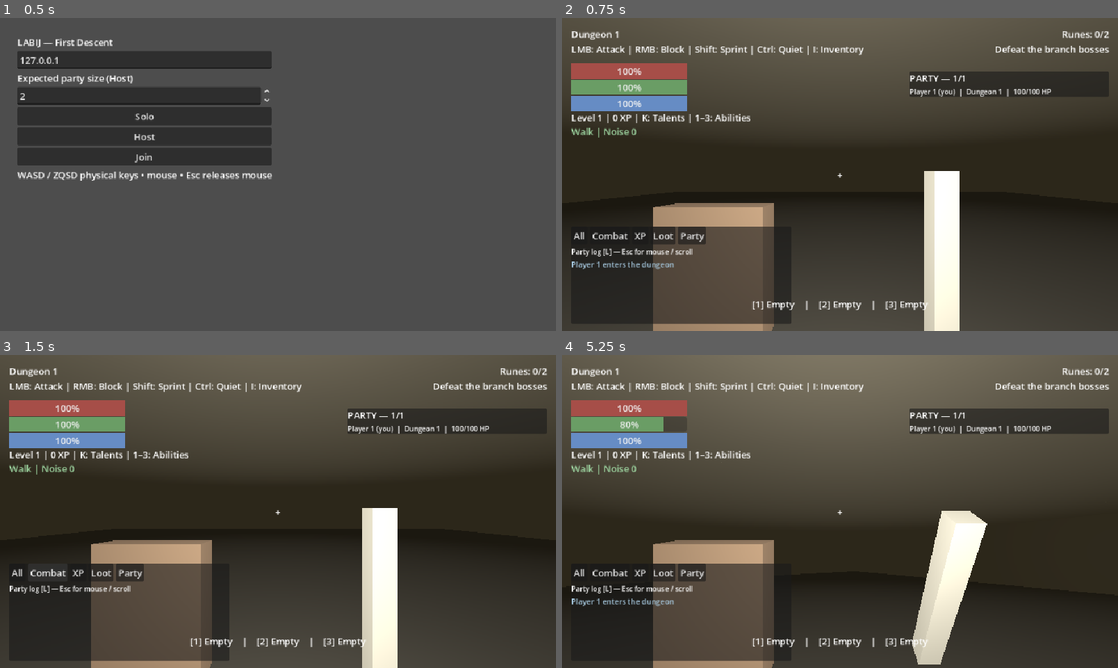
Above: before the commit, frames 1-4 (two rows, left to right).
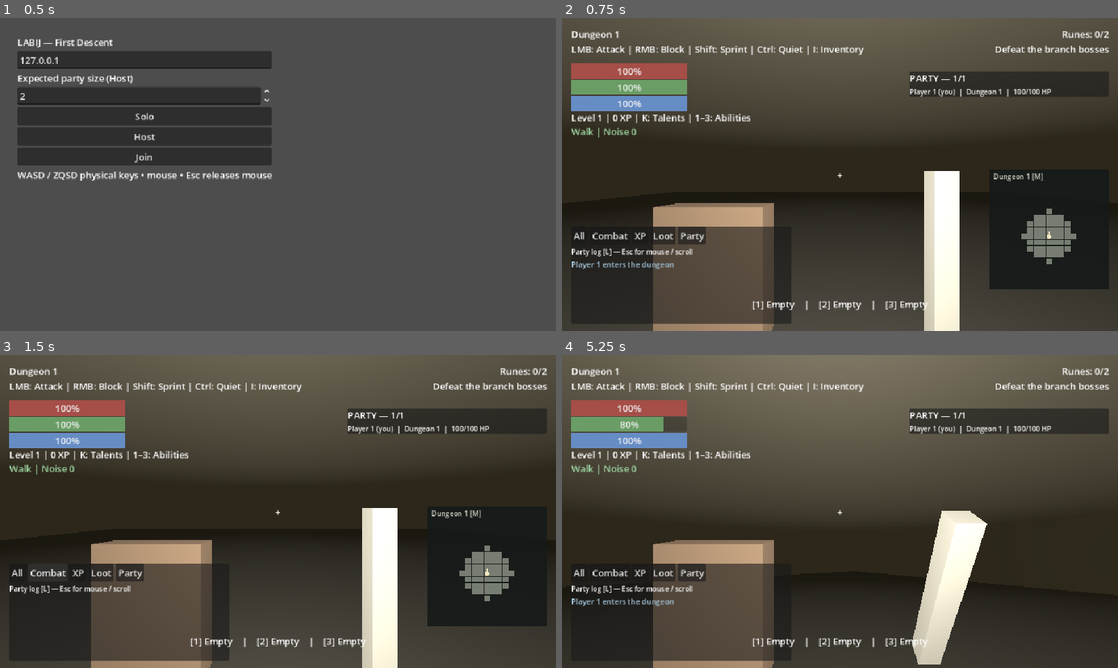
Above: after the commit, the same moments.

Repository: tdonnenfeld/LABIJ
Game: Godot game, scene res://game/main.tscn
Two runs of this game, one before a commit and one after it. Both use one fixed random seed, a clock stepped at 60 frames per second and the inputs below.
Inputs (mouse positions are in pixels of both pictures, inside the frame that each line leads up to):
- Up to frame 1 (0.5 s): no input
- Up to frame 2 (0.75 s): click "Solo" at 0.5 s
- Up to frame 3 (1.5 s): click "Combat" at 1.25 s
- Up to frame 4 (5.25 s): click "XP" at 2 s; click "Loot" at 2.75 s; click "All" at 3.5 s; click "Party" at 4.25 s; tap Enter at 5 s; move the mouse to (867, 511) at 5.02 s; hold W from 5.03 s (still down); tap M at 5.1 s; click (867, 511) at 5.17 s

Frame 1 is identical in both runs. In frame 2, 3.9% of the frame differs, in the area x 76-99%, y 49-87%; in frame 3, 3.9%; in frame 4, nothing differs.

Commit message:
Add fog-of-war minimap, stealth talents and distraction projectiles

Diff:
--- /dev/null
+++ b/content/items/noise_stone.tres
@@ -0,0 +1,9 @@
+[gd_resource type="Resource" load_steps=2 format=3]
+
+[ext_resource type="Script" path="res://game/items/item_definition.gd" id="1"]
+
+[resource]
+script = ExtResource("1")
+title = "Noise Stone"
+kind = "distraction"
+tint = Color(0.55, 0.58, 0.62, 1)
--- a/game/combat/projectiles.gd
+++ b/game/combat/projectiles.gd
@@ -63,6 +63,15 @@
 		var limit := 1.1
 		if not wall.is_empty():
 			limit = from.distance_to(wall.position) / maxf(travel, 0.0001)
+		if shot.effect == "distraction":
+			if limit <= 1.0 or shot.remaining <= travel:
+				var landing := from.lerp(to, maxf(0.0, limit - 0.02)) if limit <= 1.0 else to
+				world.distraction_lands(shot, landing)
+				remove(id)
+			else:
+				shot.node.position = to
+				shot.remaining -= travel
+			continue
 		var target = null
 		if shot.enemy:
 			for actor in actors.values():
--- a/game/items/catalog.gd
+++ b/game/items/catalog.gd
@@ -24,7 +24,8 @@
 	"ember_staff": preload("res://content/items/ember_staff.tres"),
 	"ward_mail": preload("res://content/items/ward_mail.tres"),
 	"warden_shield": preload("res://content/items/warden_shield.tres"),
-	"oracle_staff": preload("res://content/items/oracle_staff.tres")
+	"oracle_staff": preload("res://content/items/oracle_staff.tres"),
+	"noise_stone": preload("res://content/items/noise_stone.tres")
 }
 
 const AFFIXES := ["keen", "swift", "venom"]
@@ -62,3 +63,12 @@
 		return id
 	var choices := ["keen", "swift"] if item.projectile_speed > 0 else AFFIXES
 	return id + ":" + choices[rng.randi_range(0, choices.size() - 1)]
+
+static func noise_multiplier(id: String) -> float:
+	match id.get_slice(":", 0):
+		"leather": return 1.1
+		"mail": return 1.5
+		"ward_mail": return 1.3
+		"axe": return 1.25
+		"venom_dagger": return 0.7
+		_: return 1.0
--- a/game/items/inventory_ui.gd
+++ b/game/items/inventory_ui.gd
@@ -71,6 +71,9 @@
 			var node := Skills.Talents.find(item.spell_id)
 			details.text = "Read to learn permanently | %s mastery %d" % [Skills.TITLES[node[1]], Skills.SCROLL_REQUIREMENTS[item.spell_id]]
 			use_button.text = "Read scroll"
+		"distraction":
+			details.text = "Throw with H or use: distracts enemies, no damage"
+			use_button.text = "Throw stone"
 		"armor":
 			details.text = "Damage reduction: %s%% | Magic resist: %s%%" % [Numbers.number(item.armor * 100), Numbers.number(item.magic_resistance * 100)]
 		"shield":
@@ -78,6 +81,10 @@
 		_:
 			details.text = "Restores %s HP" % Numbers.number(item.heal)
 
+	var noise_factor := Catalog.noise_multiplier(state_data[0][index])
+	if noise_factor != 1.0:
+		details.text += " | Noise x%s" % Numbers.number(noise_factor)
+
 func send(drop: bool) -> void:
 	var selected := list.get_selected_items()
 	if not selected.is_empty():
--- a/game/main.gd
+++ b/game/main.gd
@@ -23,6 +23,9 @@
 var party_names: Dictionary = {}
 var next_party_number := 1
 var action_bar: Label
+const Minimap = preload("res://game/ui/minimap.gd")
+var minimap: Control
+var map_timer := 0.0
 var noise_label: Label
 var target_label: Label
 const Catalog = preload("res://game/items/catalog.gd")
@@ -155,6 +158,15 @@
 		target_label.offset_right = 155
 		target_label.offset_top = 12
 		target_label.hide()
+		minimap = Minimap.new()
+		layer.add_child(minimap)
+		minimap.set_anchors_and_offsets_preset(Control.PRESET_BOTTOM_RIGHT)
+		minimap.offset_left = -222
+		minimap.offset_right = -16
+		minimap.offset_top = -278
+		minimap.offset_bottom = -72
+		minimap.mouse_filter = Control.MOUSE_FILTER_IGNORE
+		minimap.hide()
 		var popup_layer := Control.new()
 		layer.add_child(popup_layer)
 		popup_layer.set_anchors_and_offsets_preset(Control.PRESET_FULL_RECT)
@@ -240,6 +252,7 @@
 			action_bar.show()
 			noise_label.show()
 			target_label.show()
+			minimap.show()
 
 func _solo() -> void:
 	party_size = 1
@@ -302,6 +315,8 @@
 		action_bar.hide()
 		noise_label.hide()
 		target_label.hide()
+		minimap.hide()
+		minimap.reset()
 		feedback.reset()
 		result_screen.hide()
 		damage_flash.color.a = 0.0
@@ -375,6 +390,9 @@
 
 func _unhandled_input(event: InputEvent) -> void:
 	if not active or dedicated or world.objective.result != "":
+		return
+	if event is InputEventKey and event.pressed and not event.echo and event.physical_keycode == KEY_M:
+		minimap.visible = not minimap.visible
 		return
 	if event is InputEventKey and event.pressed and not event.echo and event.physical_keycode == KEY_L:
 		log_panel.visible = not log_panel.visible
@@ -413,8 +431,10 @@
 			item_requests[multiplayer.get_unique_id()] = [-1, false]
 		else:
 			request_item.rpc_id(1, -1, false)
-	elif event is InputEventKey and event.pressed and not event.echo and Input.mouse_mode == Input.MOUSE_MODE_CAPTURED and event.physical_keycode in [KEY_1, KEY_2, KEY_3, KEY_T, KEY_G]:
-		if event.physical_keycode == KEY_G:
+	elif event is InputEventKey and event.pressed and not event.echo and Input.mouse_mode == Input.MOUSE_MODE_CAPTURED and event.physical_keycode in [KEY_1, KEY_2, KEY_3, KEY_T, KEY_G, KEY_H]:
+		if event.physical_keycode == KEY_H:
+			_talent_action("throw_stone", "", 0)
+		elif event.physical_keycode == KEY_G:
 			_talent_action("drop_jewel", "", 0)
 		elif event.physical_keycode == KEY_T:
 			_talent_action("discover", "", 0)
@@ -511,6 +531,10 @@
 		world.visible_floor(viewed_floor)
 		party_panel.refresh(actors, local_id, world)
 		update_awareness_hud(local, local_id)
+		map_timer -= delta
+		if map_timer <= 0:
+			minimap.refresh(world, local, actors, yaw)
+			map_timer = 0.15
 		for id in actors:
 			actors[id].visible = id == local_id or (actors[id].floor_id == viewed_floor and actors[id].health > 0)
 		local.update_hands(delta)
@@ -661,6 +685,11 @@
 		if index < 0 or index >= actor.inventory.items.size():
 			return
 		var item = Catalog.get_item(actor.inventory.items[index])
+		if item.kind == "distraction":
+			var peer = actors.find_key(actor)
+			if peer != null:
+				world.throw_distraction(actor, index, peer)
+			return
 		var before: float = actor.health
 		if actor.use_item(index):
 			world.journal.add("Loot", "%s %s %s" % [actor.display_name, "reads" if item.kind == "scroll" else ("uses" if item.kind == "consumable" else "equips"), item.title])
@@ -692,7 +721,7 @@
 func request_talent(action: String, id: String, index: int) -> void:
 	if multiplayer.is_server():
 		var peer := multiplayer.get_remote_sender_id()
-		if actors.has(peer) and id.length() <= 64 and action in ["buy", "slot", "activate", "discover", "drop_jewel"]:
+		if actors.has(peer) and id.length() <= 64 and action in ["buy", "slot", "activate", "discover", "drop_jewel", "throw_stone"]:
 			talent_requests[peer] = [action, id, index]
 
 func apply_talent(actor, request: Array) -> void:
@@ -709,6 +738,11 @@
 				world.threat_ability(actor, peer, ability)
 		else:
 			actor.activate(slot)
+		return
+	if request[0] == "throw_stone":
+		var peer = actors.find_key(actor)
+		if peer != null:
+			world.throw_distraction(actor, actor.inventory.items.find("noise_stone"), peer)
 		return
 	if request[0] == "drop_jewel":
 		var peer = actors.find_key(actor)
--- a/game/player.gd
+++ b/game/player.gd
@@ -85,7 +85,7 @@
 	update_sprint(delta)
 	var forward := Vector3(sin(heading), 0, cos(heading))
 	var right := Vector3(cos(heading), 0, -sin(heading))
-	var motion := (right * direction.x + forward * direction.y) * (2.5 if blocking or attack_phase == 1 else 4.5) * (1.0 + skills.bonus("move")) * (2.0 if dash_timer > 0 else (1.55 if sprinting else (0.45 if quiet_walking else 1.0)))
+	var motion := (right * direction.x + forward * direction.y) * (2.5 if blocking or attack_phase == 1 else 4.5) * (1.0 + skills.bonus("move")) * (2.0 if dash_timer > 0 else (1.55 if sprinting else (0.45 * (1.0 + skills.bonus("quiet_speed")) if quiet_walking else 1.0)))
 	velocity.x = motion.x
 	velocity.z = motion.z
 	velocity.y = maxf(velocity.y - 18.0 * delta, -20.0)
--- a/game/progression/skills.gd
+++ b/game/progression/skills.gd
@@ -1,16 +1,16 @@
 extends RefCounted
 
 const Talents = preload("res://game/progression/talents.gd")
-const TITLES := ["Fighting", "Long Blades", "Axes", "Polearms", "Shields", "Dodging", "Fire Magic", "Ice Magic", "Air Magic", "Earth Magic", "Archery"]
+const TITLES := ["Fighting", "Long Blades", "Axes", "Polearms", "Shields", "Dodging", "Fire Magic", "Ice Magic", "Air Magic", "Earth Magic", "Archery", "Stealth"]
 const SLOT_COUNT := 3
 const Spells = preload("res://game/combat/spells.gd")
 const SCROLL_REQUIREMENTS := {"firebolt": 1, "frostbolt": 1, "spark": 1, "stonebolt": 1, "fireball": 2, "freeze": 2, "thunder": 2, "boulder": 2}
 signal usage_xp(domain: int, amount: float)
 var allocating := false
 var total_xp := 0
-var xp: Array[float] = [0, 0, 0, 0, 0, 0, 0, 0, 0, 0, 0]
-var wallet: Array[float] = [0, 0, 0, 0, 0, 0, 0, 0, 0, 0, 0]
-var priorities: Array[int] = [1, 2, 0, 0, 1, 0, 0, 0, 0, 0, 0]
+var xp: Array[float] = [0, 0, 0, 0, 0, 0, 0, 0, 0, 0, 0, 0]
+var wallet: Array[float] = [0, 0, 0, 0, 0, 0, 0, 0, 0, 0, 0, 0]
+var priorities: Array[int] = [1, 2, 0, 0, 1, 0, 0, 0, 0, 0, 0, 0]
 var learned: Array[String] = []
 var discovered: Array[String] = []
 var slots: Array[String] = ["", "", ""]
--- a/game/progression/talents.gd
+++ b/game/progression/talents.gd
@@ -66,7 +66,13 @@
 	["protector",4,"Protector",50,"guard","threat",0.5,"Generate 50% more threat from damage",false],
 	["taunt",4,"Challenge",65,"protector","active",0,"Taunt aimed enemy for 3s (12s)",false],
 	["fade",5,"Fade",65,"evasion","active",0,"Halve your threat on this floor (20s)",false],
-	["silent_steps",5,"Silent Steps",45,"footwork","noise",0.30,"Reduce noise generated by your actions by 30%",false]]
+	["silent_steps",5,"Silent Steps",45,"footwork","noise",0.30,"Reduce noise generated by your actions by 30%",false],
+	["soft_step",11,"Soft Step",25,"","noise",0.2,"20% less action noise",false],
+	["concealment",11,"Concealment",40,"soft_step","concealment",0.25,"25% shorter sight range while quiet-walking",false],
+	["ambush",11,"Ambush",40,"soft_step","ambush",0.5,"50% extra melee damage against unengaged enemies",false],
+	["deep_cut",11,"Deep Cut",65,"ambush","ambush_bleed",3,"Ambushes inflict 3 bleed damage/s for 4s",false],
+	["misdirection",11,"Misdirection",50,"concealment","distraction",0.5,"50% more distraction noise radius",false],
+	["shadowstep",11,"Shadow Step",65,"concealment","quiet_speed",0.35,"35% faster quiet walking",false]]
 
 static func find(id: String) -> Array:
 	for node in NODES:
--- /dev/null
+++ b/game/ui/minimap.gd
@@ -0,0 +1,59 @@
+extends Control
+
+const Exploration = preload("res://game/world/exploration.gd")
+const Acoustics = preload("res://game/world/noise.gd")
+var memory := Exploration.new()
+var floor_id := 0
+var center := Vector2i.ZERO
+var markers: Dictionary = {}
+var party: Array = []
+var heading := 0.0
+var floor_title := ""
+
+func refresh(world, actor, actors: Dictionary, angle: float) -> void:
+	floor_id = actor.floor_id
+	center = Acoustics.cell(actor.position)
+	heading = angle
+	floor_title = world.Routes.NAMES[floor_id]
+	memory.reveal(floor_id, world.floors[floor_id].tiles, actor.position)
+	markers.clear()
+	markers[Acoustics.cell(world.stair_position(floor_id, false))] = "S" if floor_id == 0 else "U"
+	if floor_id < world.Routes.MAIN_COUNT - 1:
+		markers[Acoustics.cell(world.stair_position(floor_id, true))] = "D"
+	for branch in world.branch_entries:
+		if world.Routes.PARENTS[branch] == floor_id:
+			markers[Acoustics.cell(world.branch_entries[branch])] = "B"
+	party.clear()
+	for other in actors.values():
+		if other != actor and other.floor_id == floor_id and other.health > 0:
+			party.append(Acoustics.cell(other.position))
+	queue_redraw()
+
+func _draw() -> void:
+	draw_rect(Rect2(Vector2.ZERO, size), Color("#151a19e8"))
+	var step := minf(size.x, size.y - 24.0) / 17.0
+	if step <= 0:
+		return
+	var middle := Vector2(size.x * 0.5, (size.y + 24.0) * 0.5)
+	var cells: Dictionary = memory.explored.get(floor_id, {})
+	var font := ThemeDB.fallback_font
+	draw_string(font, Vector2(7, 16), floor_title + " [M]", HORIZONTAL_ALIGNMENT_LEFT, -1, 12, Color("#d9dacb"))
+	for cell in cells:
+		var offset: Vector2i = cell - center
+		if absi(offset.x) > 8 or absi(offset.y) > 8:
+			continue
+		var at := middle + Vector2(offset) * step
+		draw_rect(Rect2(at - Vector2.ONE * step * 0.5, Vector2.ONE * (step - 0.7)), Color("#777d72"))
+		if markers.has(cell):
+			draw_string(font, at + Vector2(-4, 4), markers[cell], HORIZONTAL_ALIGNMENT_LEFT, -1, 11, Color("#f5c86b"))
+		if party.has(cell):
+			draw_circle(at, 2.5, Color("#75c0e6"))
+	var forward := Vector2(-sin(heading), -cos(heading))
+	draw_circle(middle, 3.5, Color("#f3e9c4"))
+	draw_line(middle, middle + forward * step * 0.75, Color("#f3e9c4"), 2.0)
+
+func reset() -> void:
+	memory.explored.clear()
+	markers.clear()
+	party.clear()
+	queue_redraw()
--- a/game/world.gd
+++ b/game/world.gd
@@ -153,7 +153,7 @@
 			ring.position.y = 0.04 - float(stats[11]) * 0.5
 			ring.hide()
 
-	monsters[id] = {"node": mob, "kind": kind, "floor": floor_i …(621 unchanged characters)… it": awareness_rng.randf_range(0.5, 3.0)}
+	monsters[id] = {"node": mob, "kind": kind, "floor": floor_i …(621 unchanged characters)… it": awareness_rng.randf_range(0.5, 3.0), "stealth_seen": {}, "ambush_used": false}
 	mob.visible = not reserve
 
 func marker(level: Node3D, at: Vector3, caption: String, color: Color) -> Label3D:
@@ -329,7 +329,10 @@
 			var distance := horizontal_distance(actor.position, node.position)
 			eligible[id] = true
 			distances[id] = distance
-			if distance < closest and Combat.clear_path(node, actor.position):
+			var sight := closest
+			if not mob.asleep and actor.quiet_walking:
+				sight = minf(sight, (5.0 + objective.pressure() * 2.0) * (1.0 - actor.skills.bonus("concealment")))
+			if distance < sight and Combat.clear_path(node, actor.position):
 				closest = distance
 				seen = id
 		var target := Threat.choose(mob, eligible, distances)
@@ -454,7 +457,7 @@
 			mob.heard_at = at
 
 func player_noise(actor, radius: float) -> void:
-	radius *= 1.0 - actor.skills.bonus("noise")
+	radius *= maxf(0.1, 1.0 - actor.skills.bonus("noise"))
 	actor.noise_level = maxf(actor.noise_level, radius)
 	emit_noise(actor.floor_id, actor.position, radius)
 
@@ -464,7 +467,21 @@
 	if actor.step_distance >= 1.25:
 		actor.step_distance = fmod(actor.step_distance, 1.25)
 		var radius := Acoustics.QUIET if actor.quiet_walking else (Acoustics.SPRINT if actor.sprinting or actor.dash_timer > 0 else Acoustics.WALK)
+		if actor.inventory.armor_index >= 0:
+			radius *= Catalog.noise_multiplier(actor.inventory.items[actor.inventory.armor_index])
 		player_noise(actor, radius)
+		if actor.quiet_walking:
+			credit_sneak(actor)
+
+func credit_sneak(actor) -> void:
+	var peer := str(actor.name)
+	for mob in monsters.values():
+		if mob.health <= 0 or mob.floor != actor.floor_id or mob.target != 0 or mob.boss or mob.reserve or mob.stealth_seen.has(peer):
+			continue
+		var distance := horizontal_distance(actor.position, mob.node.position)
+		if distance >= 3.0 and distance <= 7.0 and Combat.clear_path(actor, mob.node.position):
+			mob.stealth_seen[peer] = true
+			actor.skills.credit(11, 3)
 
 func awareness_name(mob: Dictionary) -> String:
 	if mob.asleep:
@@ -551,8 +568,9 @@
 	if actor.health <= 0:
 		return false
 	var weapon = Catalog.get_item(actor.inventory.weapon)
-	player_noise(actor, Acoustics.BOW if weapon.projectile_speed > 0 else Acoustics.MELEE)
+	var radius: float = (Acoustics.BOW if weapon.projectile_speed > 0 else Acoustics.MELEE) * Catalog.noise_multiplier(actor.inventory.weapon)
 	if weapon.projectile_speed > 0:
+		player_noise(actor, radius)
 		var source_peer = party.find_key(actor)
 		var direction := Vector3(-sin(actor.heading), 0, -cos(actor.heading))
 		var effect := "arrow_poison" if actor.skills.learned.has("venom_arrow") else "arrow"
@@ -573,6 +591,7 @@
 			nearest = mob
 			best = distance
 	if nearest == null:
+		player_noise(actor, radius)
 		journal.add("Combat", "%s misses" % actor.display_name, actor.floor_id, actor.position + Vector3.UP, "Miss", "status", int(actor.name) if str(actor.name).is_valid_int() else 0)
 		actor.empowered = ""
 		return false
@@ -580,16 +599,23 @@
 		hits = [nearest]
 	for mob in hits:
 		hit_monster(actor, mob, party)
+	player_noise(actor, radius)
 	actor.empowered = ""
 	return true
 
 func hit_monster(actor, mob: Dictionary, party: Dictionary) -> void:
 	if mob.health <= 0:
 		return
+	var ambush: bool = mob.target == 0 and mob.threat.is_empty() and not mob.boss and not mob.reserve and not mob.ambush_used and actor.skills.bonus("ambush") > 0
+	mob.ambush_used = true
 	wake(mob)
 	var stats := Bestiary.stats(mob.kind)
 	var domain: int = actor.skills.weapon_domain(actor.inventory.weapon)
 	var damage: float = actor.attack_damage()
+	if ambush:
+		damage *= 1.0 + actor.skills.bonus("ambush")
+		status_event(mob, "Ambush")
+		actor.skills.credit(11, 8)
 	if mob.health <= float(mob.get("max_health", stats[1])) * 0.3:
 		damage *= 1.0 + actor.skills.bonus("execute")
 	if mob.phase == 2:
@@ -605,7 +631,7 @@
 	if mob.health <= 0:
 		reward_kill(mob, actor, party)
 		return
-	var bleed: float = actor.skills.bonus("bleed", domain)
+	var bleed: float = actor.skills.bonus("bleed", domain) + (actor.skills.bonus("ambush_bleed") if ambush else 0.0)
 	if bleed > 0:
 		if mob.bleed <= 0:
 			status_event(mob, "Bleeding")
@@ -650,7 +676,7 @@
 		killer.gain_xp(reward)
 		killer.skills.credit(0, 10)
 		killer.health = minf(killer.max_health(), killer.health + killer.skills.bonus("heal_kill"))
-	var choices := ["potion", "potion", "axe", "spear", "iron_shield", "leather", "mail", "staff", "bow", "venom_dagger", "ward_mail", "scroll_firebolt", "scroll_frostbolt", "scroll_spark", "scroll_stonebolt"]
+	var choices := ["potion", "potion", "noise_stone", "noise_stone", "axe", "spear", "iron_shield", "leather", "mail", "staff", "bow", "venom_dagger", "ward_mail", "scroll_firebolt", "scroll_frostbolt", "scroll_spark", "scroll_stonebolt"]
 	if mob.floor >= 1:
 		choices.append_array(["longbow", "ember_staff", "scroll_fireball", "scroll_freeze", "scroll_thunder", "scroll_boulder"])
 	var at: Vector3 = mob.node.position
@@ -878,3 +904,17 @@
 		log_monster_hit(mob, key, mob.dot_amount[key], "magic")
 	mob.dot_amount.clear()
 	mob.dot_time = 0.0
+
+func throw_distraction(actor, index: int, peer: int) -> bool:
+	if objective.result != "" or actor.health <= 0 or actor.attack_phase != 0 or actor.cast_id != "" or index < 0 or index >= actor.inventory.items.size():
+		return false
+	if actor.inventory.items[index] != "noise_stone" or actor.inventory.remove(index) == "":
+		return false
+	var direction := Vector3(-sin(actor.heading), 0, -cos(actor.heading))
+	projectiles.launch(actor.floor_id, actor.position, direction, 12.0, 12.0, 0.0, Color("#b0b9c3"), peer, false, "distraction", 11, actor.skills.bonus("distraction"))
+	journal.add("Loot", "%s throws a Noise Stone" % actor.display_name)
+	return true
+
+func distraction_lands(shot: Dictionary, at: Vector3) -> void:
+	emit_noise(shot.floor, at, 14.0 * (1.0 + shot.bonus))
+	journal.add("Combat", "Noise Stone lands", shot.floor, at, "Noise", "status")
--- /dev/null
+++ b/game/world/exploration.gd
@@ -0,0 +1,31 @@
+extends RefCounted
+
+const Acoustics = preload("res://game/world/noise.gd")
+var explored: Dictionary = {}
+
+static func visible(tiles: Dictionary, origin: Vector2i, goal: Vector2i) -> bool:
+	if not tiles.has(origin) or not tiles.has(goal):
+		return false
+	var steps := maxi(1, ceili(Vector2(origin).distance_to(Vector2(goal)) * 4.0))
+	var previous := origin
+	for i in range(1, steps + 1):
+		var point := Vector2(origin).lerp(Vector2(goal), float(i) / steps)
+		var cell := Vector2i(roundi(point.x), roundi(point.y))
+		if not tiles.has(cell):
+			return false
+		if cell.x != previous.x and cell.y != previous.y:
+			if not tiles.has(Vector2i(cell.x, previous.y)) or not tiles.has(Vector2i(previous.x, cell.y)):
+				return false
+		previous = cell
+	return true
+
+func reveal(floor_id: int, tiles: Dictionary, at: Vector3) -> void:
+	var origin := Acoustics.cell(at)
+	if not explored.has(floor_id):
+		explored[floor_id] = {}
+	var cells: Dictionary = explored[floor_id]
+	for x in range(-4, 5):
+		for y in range(-4, 5):
+			var cell := origin + Vector2i(x, y)
+			if Vector2(x, y).length() <= 4.0 and visible(tiles, origin, cell):
+				cells[cell] = true
--- a/tests/feedback.gd
+++ b/tests/feedback.gd
@@ -74,6 +74,8 @@
 				expected = "Damage reduction:"
 			"scroll":
 				expected = "Read to learn permanently"
+			"distraction":
+				expected = "Throw with H"
 			_:
 				expected = "Restores "
 		check(ui.details.text.begins_with(expected), "Inventory %s: %s" % [id, ui.details.text])
--- /dev/null
+++ b/tests/stealth.gd
@@ -0,0 +1,51 @@
+extends SceneTree
+
+const World = preload("res://game/world.gd")
+const Player = preload("res://game/player.gd")
+const Exploration = preload("res://game/world/exploration.gd")
+const Catalog = preload("res://game/items/catalog.gd")
+var failures := 0
+
+func _initialize() -> void:
+	call_deferred("run")
+
+func check(ok: bool, description: String) -> void:
+	if not ok:
+		failures += 1
+		push_error(description)
+
+func run() -> void:
+	var map := Exploration.new()
+	var tiles := {Vector2i.ZERO: true, Vector2i(1, 0): true, Vector2i(2, 0): true, Vector2i(2, 1): true, Vector2i(2, 2): true}
+	map.reveal(0, tiles, Vector3.ZERO)
+	check(map.explored[0].has(Vector2i(2, 0)) and not map.explored[0].has(Vector2i(2, 2)), "Map must reveal only visible tiles")
+	map.reveal(0, tiles, Vector3(6, 0, 0))
+	check(map.explored[0].has(Vector2i(2, 2)) and map.explored[0].has(Vector2i.ZERO), "Exploration persists")
+	map.reveal(1, tiles, Vector3(6, 0, 6))
+	check(map.explored[0] != map.explored[1], "Separate floor memory")
+	var world := World.new()
+	root.add_child(world)
+	world.build(123, false)
+	var actor := Player.new()
+	root.add_child(actor)
+	actor.setup(false, false)
+	actor.skills.credit(11, 200)
+	check(actor.buy_talent("soft_step") and actor.buy_talent("ambush") and actor.buy_talent("deep_cut"), "Stealth tree")
+	var mob: Dictionary = world.monsters[0]
+	mob.kind = "goblin"
+	mob.health = 100.0
+	mob.asleep = true
+	world.hit_monster(actor, mob, {1: actor})
+	check(is_equal_approx(mob.health, 62.5) and mob.bleed_damage == 3.0, "Ambush damage and bleed")
+	var before: float = mob.health
+	world.hit_monster(actor, mob, {1: actor})
+	check(is_equal_approx(before - mob.health, 25.0), "Threat prevents repeated ambush")
+	check(Catalog.noise_multiplier("mail") > Catalog.noise_multiplier("leather"), "Heavy armour is louder")
+	actor.inventory.add("noise_stone")
+	check(world.throw_distraction(actor, 3, 1) and not actor.inventory.items.has("noise_stone"), "Throw consumes stone")
+	check(world.projectiles.shots.size() == 1 and world.projectiles.shots.values()[0].effect == "distraction", "Distraction projectile")
+	var other: Dictionary = world.monsters[1]
+	other.asleep = true
+	world.distraction_lands(world.projectiles.shots.values()[0], other.node.position)
+	check(not other.asleep and other.investigate > 0 and other.threat.is_empty(), "Noise stone distracts without aggro")
+	quit(0 if failures == 0 else 1)
Not shown, changed: docs/ARCHITECTURE.md
